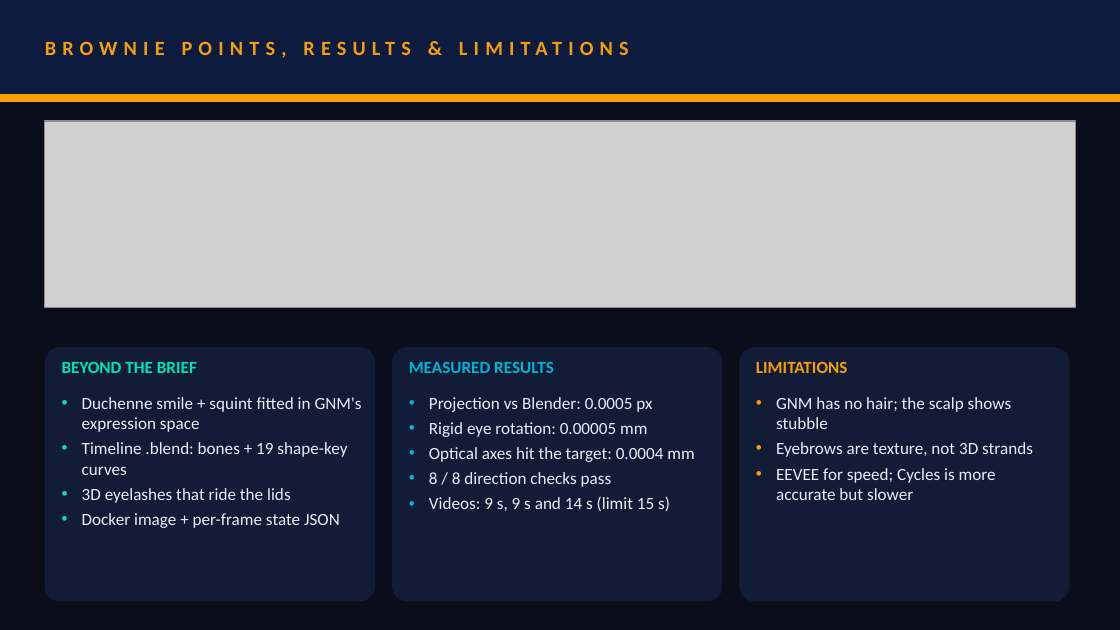
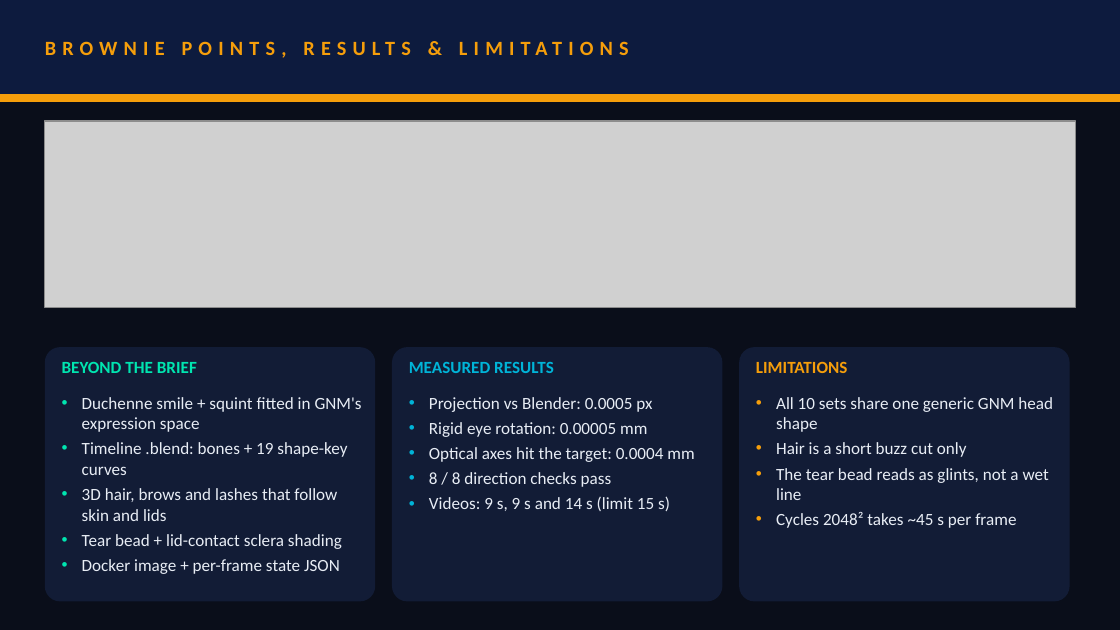
Before and after one commit to gauravnagv/VITVELLORE_TeamAR, a slide deck: slide 9 of VITVellore_AR.pptx. Drawn at 1120x630 pixels with LibreOffice and Linux fonts; fonts in the diff are those of the drawing; grey boxes stand for pictures. Boxes give left, top, right and bottom in pixels: in the first picture for what was removed or moved away, otherwise in the second. Text is boxed around its words. In the diff, an @@ line names an element or a change of style, - is before the commit and + after.

Commit message:
Update deck with v11 renders; add AI disclosure
The presentation now uses the v11 stills, video frames, direction check and
expression strip, plus a frame from the 1080p eye close-up. The text now
covers the 3D hair, Cycles 2048 and render times, and the limitations
follow the README. The deck's document properties were inherited from the
organiser template and are now set to Team AR.

AI_DISCLOSURE.md states the AI tools used, as the submission form asks.

```diff
--- a/VITVellore_AR.pptx
+++ b/VITVellore_AR.pptx
@@ text at (776, 397, 1053, 528): text changed @@
-• GNM has no hair; the scalp shows stubble
-• Eyebrows are texture, not 3D strands
-• EEVEE for speed; Cycles is more accurate but slower
+• All 10 sets share one generic GNM head shape
+• Hair is a short buzz cut only
+• The tear bead reads as glints, not a wet line
+• Cycles 2048² takes ~45 s per frame
@@ text at (82, 488, 342, 549): text changed @@
-• 3D eyelashes that ride the lids
+• 3D hair, brows and lashes that follow skin and lids
+• Tear bead + lid-contact sclera shading
```
Also in this commit, not shown: 3 other slides changed, 1 other file.
